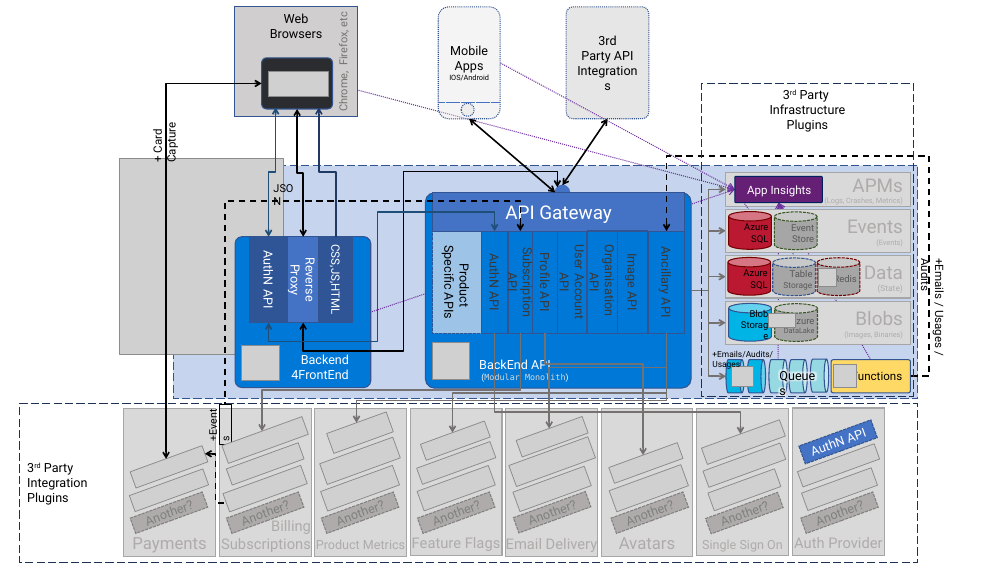
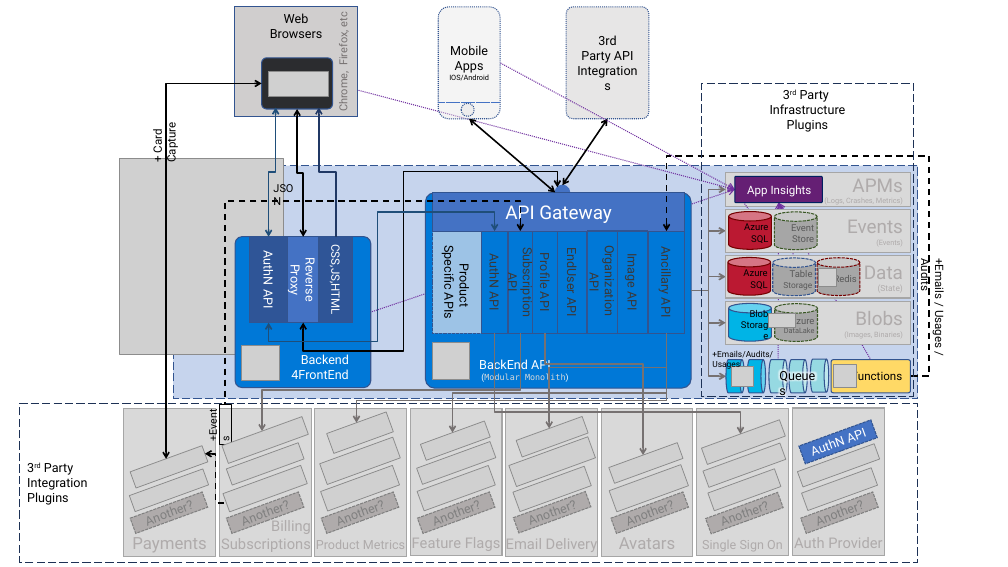
Before and after one commit to jezzsantos/saastack, a slide deck: slide 1 of docs/images/Sources.pptx. Drawn at 1008x567 pixels with LibreOffice and Linux fonts; fonts in the diff are those of the drawing; grey boxes stand for pictures; background and template pictures are left out. Boxes give left, top, right and bottom in pixels: in the first picture for what was removed or moved away, otherwise in the second. Text is boxed around its words. In the diff, an @@ line names an element or a change of style, - is before the commit and + after.

```diff
--- a/docs/images/Sources.pptx
+++ b/docs/images/Sources.pptx
@@ text in rectangle at (x1=564, y1=251, x2=581, y2=316): text changed @@
-User Account API
+EndUser API
@@ text in rectangle at (x1=586, y1=252, x2=618, y2=314): text changed @@
-Organisation API
+Organization API
```
Also in this commit, not shown: 2 other slides changed, 3 other files.
